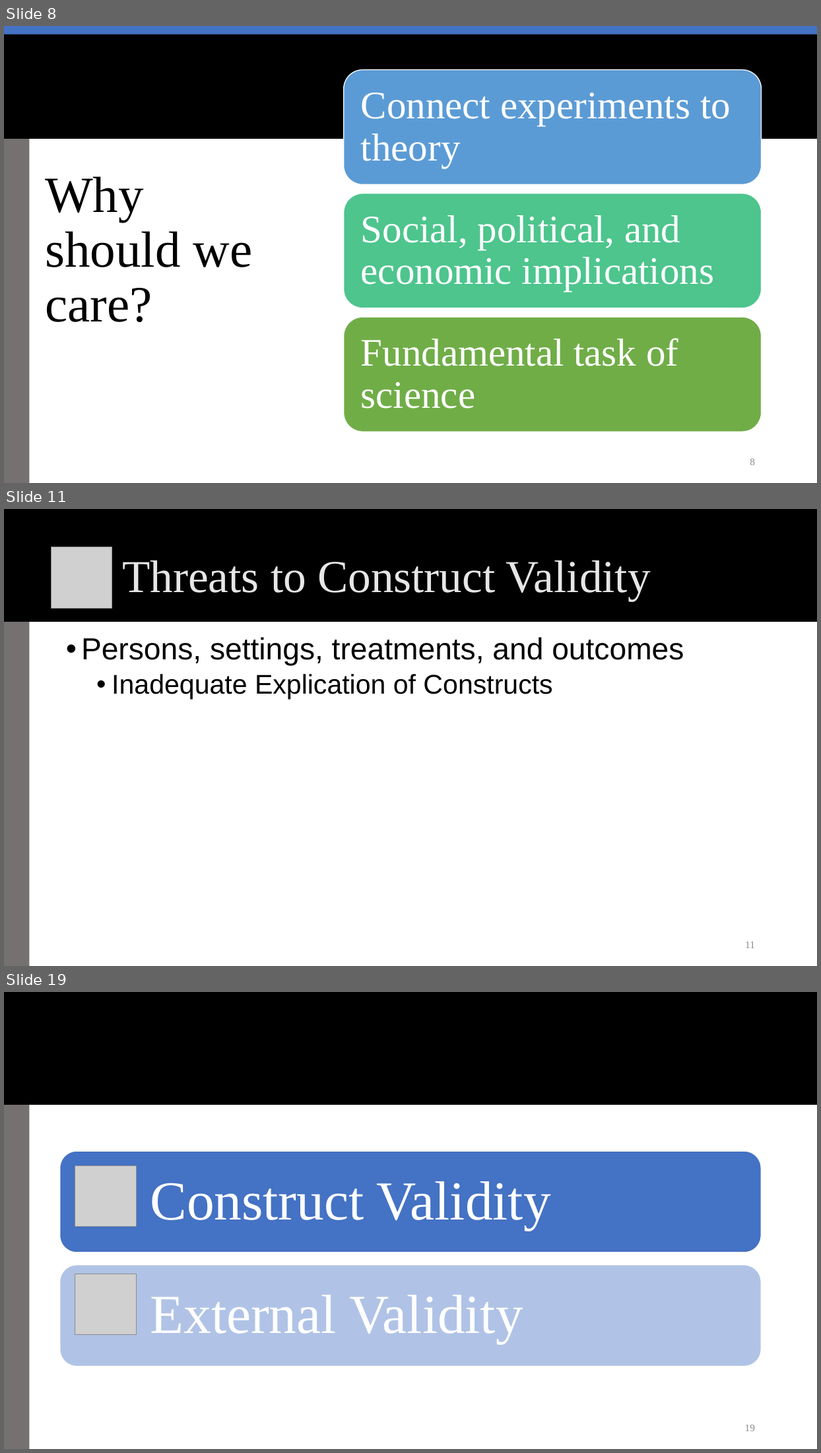
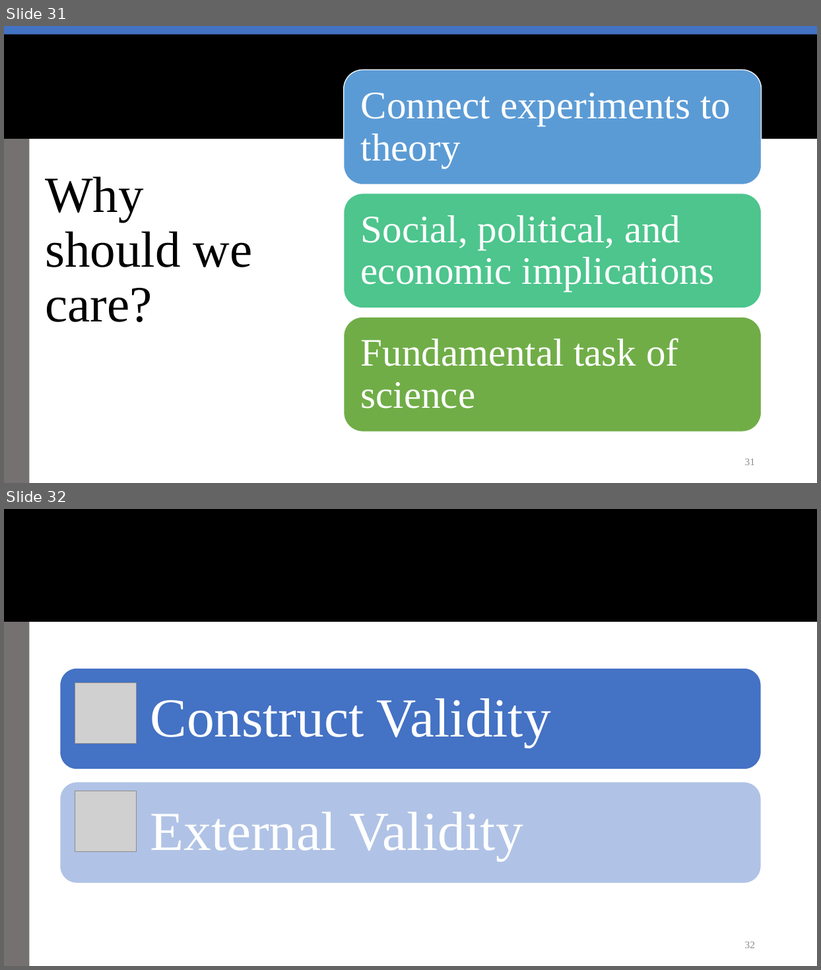
Before and after one commit to rossdahlke/course_writings, a slide deck: stanford_comm_318/week_03/week_03_scc.pptx. Shown one above the other, each under a label of ours: slides 8, 11 and 19 before the commit, slides 31 and 32 after it; the slides between them are not shown. The pictures are 821x1453 and 821x970 pixels, drawn with LibreOffice and Linux fonts; fonts in the diff are those of the drawing; grey boxes stand for pictures; background and template pictures are left out. Boxes give left, top, right and bottom in pixels: in the first picture for what was removed or moved away, otherwise in the second. Text is boxed around its words. In the diff, an @@ line names an element or a change of style, - is before the commit and + after.

```diff
--- a/stanford_comm_318/week_03/week_03_scc.pptx
+++ b/stanford_comm_318/week_03/week_03_scc.pptx
@@ slide 11 removed at <box>4,509,817,966</box>, background #FFFFFF; not listed: 2 template elements that a slide beside it also shows @@
@@ picture removed at <box>52,547,113,608</box> @@
@@ title removed at <box>122,560,651,601</box> @@
-Threats to Construct Validity
@@ text removed at <box>81,637,684,700</box> @@
-• Persons, settings, treatments, and outcomes
-  • Inadequate Explication of Constructs
@@ page number removed at <box>745,942,755,949</box> @@
-11
@@ what was slide 8 is now slide 31 @@
@@ page number at <box>745,459,755,466</box>: text changed @@
-8
+31
@@ what was slide 19 is now slide 32 @@
@@ page number at <box>745,942,755,949</box>: text changed @@
-19
+32
```
Also in this commit, not shown: 8 slides changed, 34 slides added, 7 other slides removed, 1 other file.
